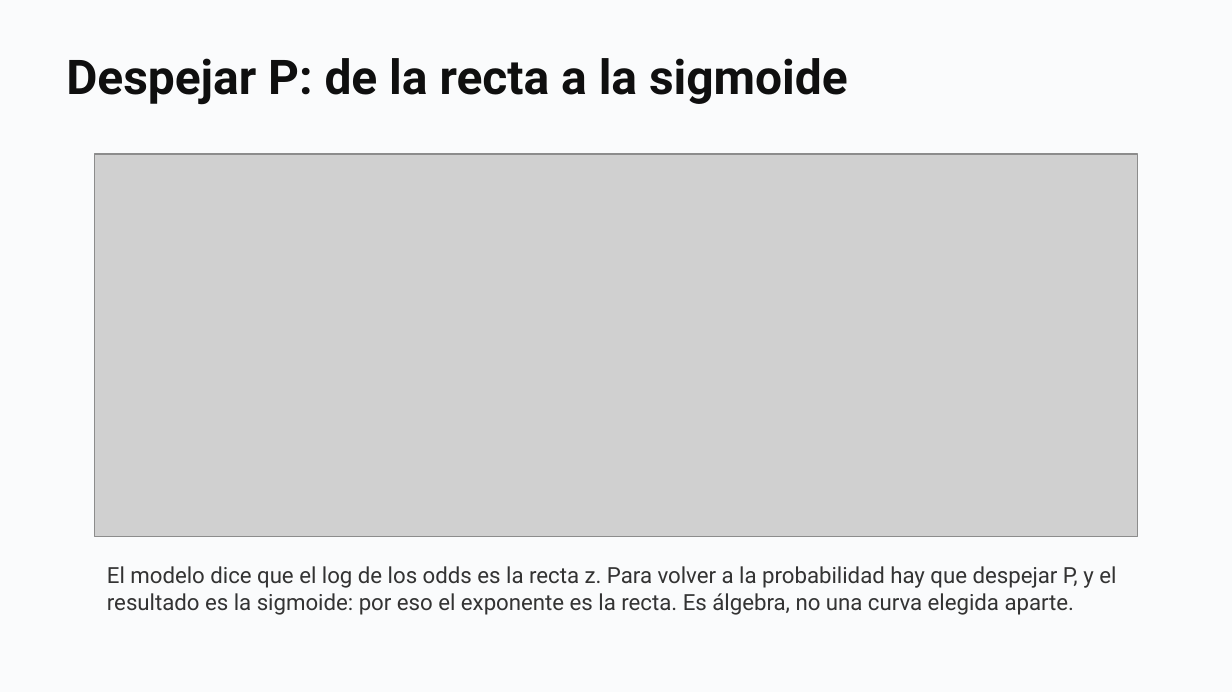
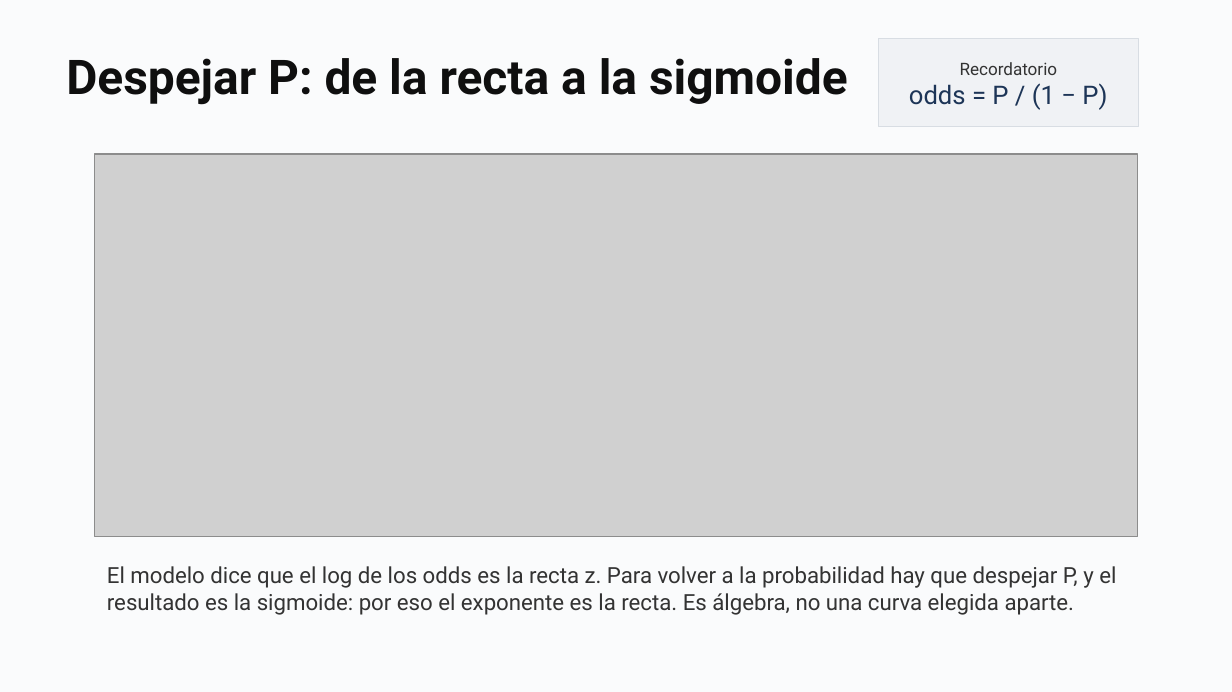
Before and after one commit to daniopitz/diplomado-cdd, a slide deck: slide 16 of presentaciones/clase06_regresion_logistica.pptx (slide 15 before the commit). Drawn at 1232x692 pixels with LibreOffice and Linux fonts; fonts in the diff are those of the drawing; grey boxes stand for pictures. Boxes give left, top, right and bottom in pixels: in the first picture for what was removed or moved away, otherwise in the second. Text is boxed around its words. In the diff, an @@ line names an element or a change of style, - is before the commit and + after.

```diff
--- a/presentaciones/clase06_regresion_logistica.pptx
+++ b/presentaciones/clase06_regresion_logistica.pptx
@@ rectangle added at bbox=[878, 38, 1138, 127], fill #F0F2F5, outline #D8DDE3 0.75 pt, 10 pt, text #333333 @@
+Recordatorio
+odds = P / (1 − P)
```
Also in this commit, not shown: 2 other slides changed, 5 slides added, 1 other file.
